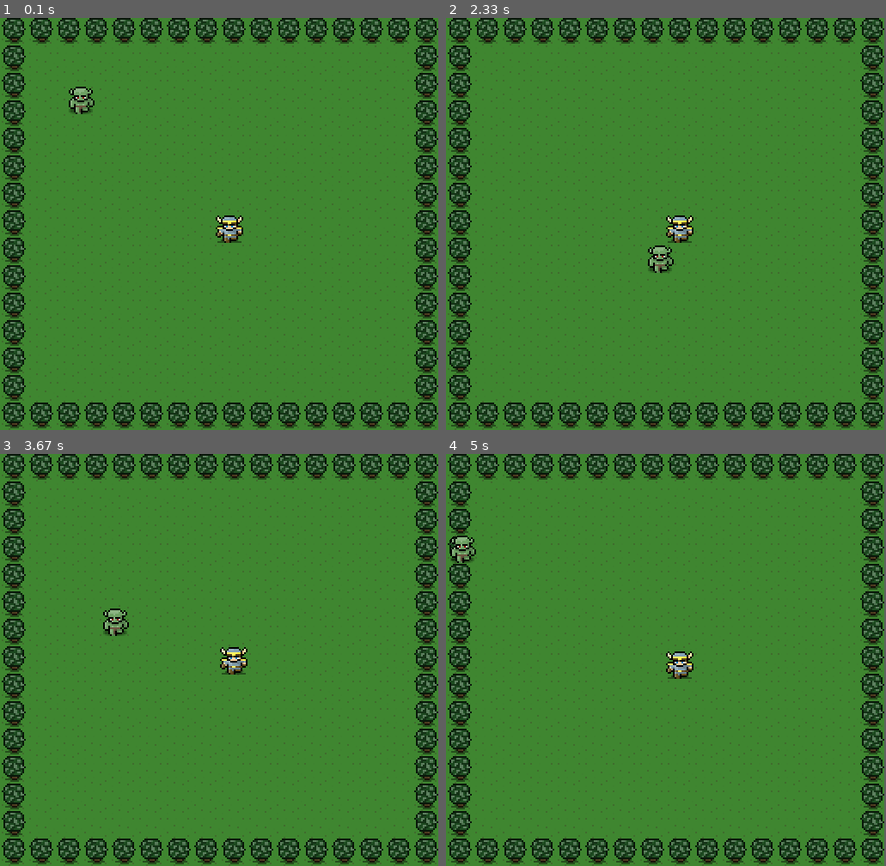
Above: before the commit, frames 1-4 (two rows, left to right).
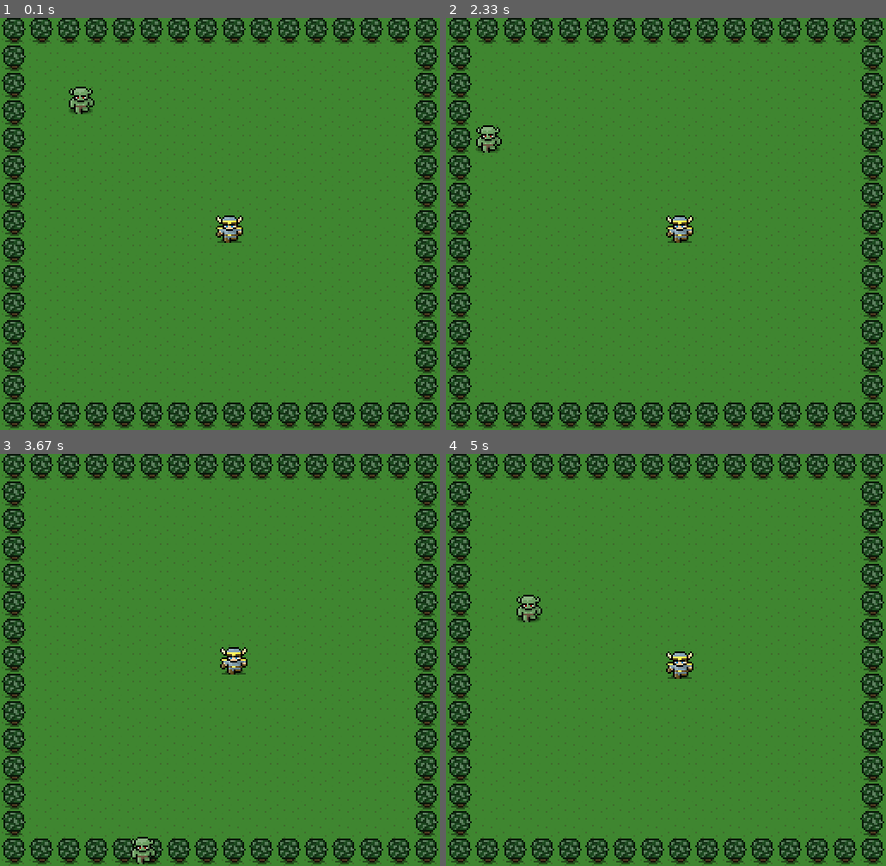
Above: after the commit, the same moments.

Repository: c-ship/pygame-project
Game: pygame game, started from cristine_pygame.py
The game is run twice, just before and just after one commit, with the same random seed, the same clock (stepped at 60 frames per second) and the same inputs.
Inputs:
- Up to frame 1 (0.1 s): no input
- Up to frame 2 (2.33 s): hold Right 0.33-0.8 s; hold Up 0.83-1.13 s; hold Right 1.17-1.63 s; hold Left 1.67-2.2 s; hold Down from 2.23 s (still down)
- Up to frame 3 (3.67 s): release Down at 2.53 s; hold Left 2.57-2.97 s; hold Up 3-3.37 s; hold Right from 3.4 s (still down)
- Up to frame 4 (5 s): release Right at 4.03 s; hold Down 4.07-4.43 s; hold Left 4.47-4.93 s; hold Right from 4.97 s (still down)
The window is 510x480 before the commit and 512x480 after it. Grey fills any space a smaller window leaves; there, only what the larger window draws over its background counts as a difference.

The runs differ from the first frame. In frame 2, 0.6% of the frame differs, in the area x 6-52%, y 26-62%; in frame 3, 0.6%; in frame 4, 0.6%.

Commit message:
hero can't move past tree

Diff:
--- a/cristine_pygame.py
+++ b/cristine_pygame.py
@@ -37,7 +37,7 @@
         screen.blit(monster_image, (self.x, self.y))
 
 def main():
-    width = 510
+    width = 512
     height = 480
     background_image = pygame.image.load("images/background.png")
     hero_image = pygame.image.load("images/hero.png")
@@ -49,8 +49,8 @@
 
     hero_x = 251
     hero_y = 230
-    hero_speed_x = 20
-    hero_speed_y = 20
+    hero_speed_x = 50
+    hero_speed_y = 50
     monster = Monster()
     change_dir_countdown = 120
 
@@ -67,22 +67,21 @@
                     hero_x -= 5
                 elif event.key == KEY_RIGHT:
                     hero_x += 5
-            if hero_x > 500:
-                hero_speed_x = 0
-            if hero_x < 10:
-                hero_speed_x = 0
-            if hero_y > 300:
-                hero_speed_y = 0
-            if hero_y < 10:
-                hero_speed_y = 0
-
+            if hero_x < 32:
+                hero_x = 32
+            if hero_x > (width - 64):
+                hero_x = width - 64
+            if hero_y < 32:
+                hero_y = 32
+            if hero_y > (height - 64):
+                hero_y = height - 64
 
             if event.type == pygame.QUIT:
                 stop_game = True
 
         # Game logic
+        change_dir_countdown -= 1
         monster.move_monster(width, height, change_dir_countdown)
-        change_dir_countdown -= 1
         if change_dir_countdown == 0:
             change_dir_countdown = 120
 
